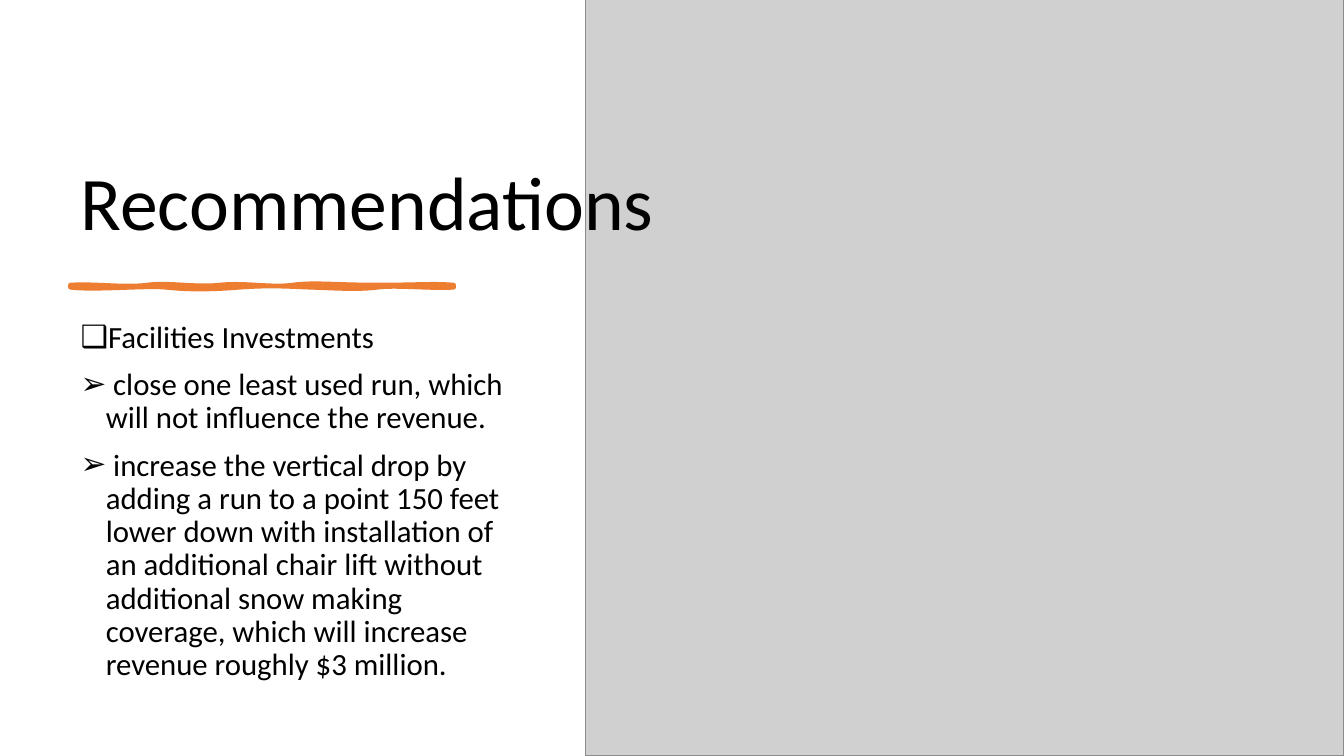
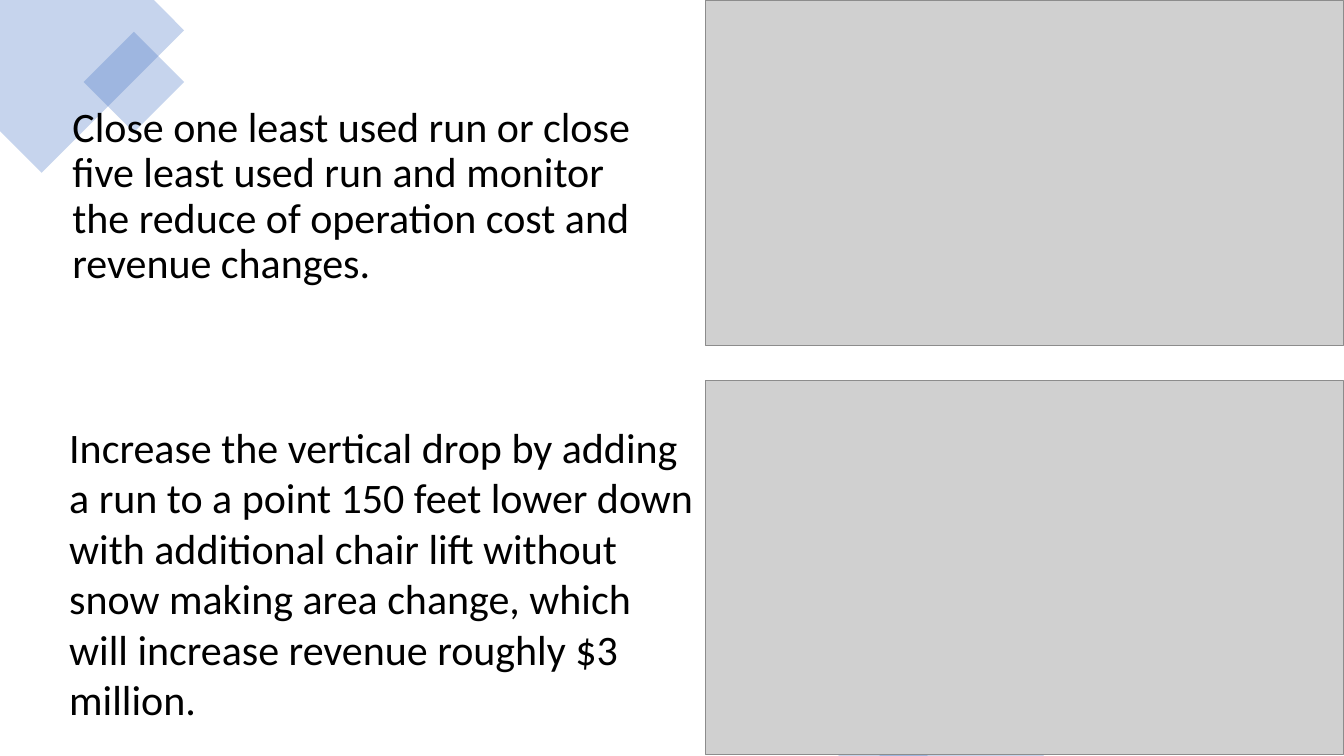
Before and after one commit to tsar1987/DataScienceGuidedCapstone, a slide deck: slide 8 of Guided Capstone Project Slide Deck.pptx (slide 4 before the commit). Drawn at 1344x756 pixels with LibreOffice and Linux fonts; fonts in the diff are those of the drawing; grey boxes stand for pictures. Boxes give left, top, right and bottom in pixels: in the first picture for what was removed or moved away, otherwise in the second. Text is boxed around its words. In the diff, an @@ line names an element or a change of style, - is before the commit and + after.

```diff
--- a/Guided Capstone Project Slide Deck.pptx
+++ b/Guided Capstone Project Slide Deck.pptx
@@ freeform shape added at [0, 0, 185, 173], fill #4472C4 at 30% opacity @@
@@ picture removed at [586, 0, 1344, 756] @@
@@ picture added at [706, 0, 1344, 345] @@
@@ freeform shape added at [1031, 0, 1344, 163], fill #FFC000 at 30% opacity @@
@@ rectangle added at [84, 32, 185, 133], fill #4472C4 at 30% opacity @@
@@ title added at [72, 108, 630, 286], 30 pt, text #000000 @@
+Close one least used run or close five least used run and monitor the reduce of operation cost and revenue changes.
@@ title removed at [81, 167, 654, 247] @@
-Recommendations
@@ freeform shape removed at [71, 285, 454, 287] @@
@@ picture added at [706, 381, 1344, 754] @@
@@ text at [69, 434, 693, 716]: text changed; size 22 to 30 pt @@
-❑ Facilities Investments
-➢ close one least used run, which will not influence the revenue.
-➢ increase the vertical drop by adding a run to a point 150 feet lower down with installation of an additional chair lift without additional snow making coverage, which will increase revenue roughly $3 million.
+Increase the vertical drop by adding a run to a point 150 feet lower down with additional chair lift without snow making area change, which will increase revenue roughly $3 million.
@@ triangle added at [879, 675, 1044, 756], fill #4472C4 at 30% opacity @@
@@ triangle added at [839, 712, 929, 756], fill #4472C4 at 30% opacity @@
```
Also in this commit, not shown: 5 other slides changed, 1 slide added, 1 slide removed.
